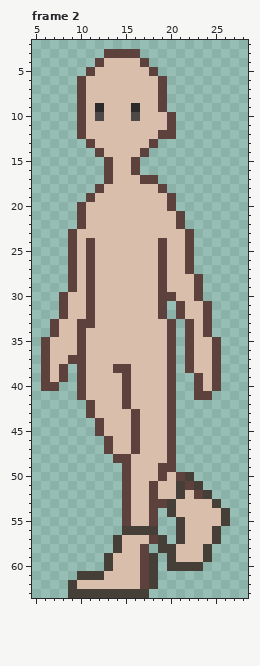
Pixel-art file: assets/art/characters/asprite/fey-walkcycle.aseprite. The picture above was drawn from the file before the commit.
32x64 pixels, 8 frames. Shown: frame 2: x 5..28, y 2..63.
New version:
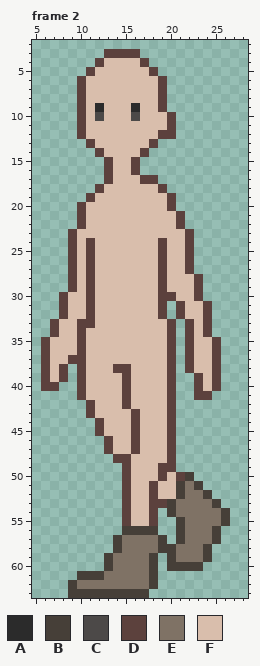
Palette (. is transparent): A #2b2b2b  B #463f38  C #4c4948  D #5c413d  E #7f7265  F #d9beac
Author's note on the commit: updated boots walking
The exact change:
Changed rows in their new state; - is an unchanged pixel.
Frame 2, layer "boots":
first column x 10:
51 ------------E---
52 ------------EE--
53 -----------EEEE-
54 -----------EEEEE
55 ------------EEEE
56 ------------EEE-
57 -----EEEE---EEE-
58 -----EEEE--EEE--
59 ----EEEE---EEE--
60 ----EEEE--------
61 ---EEEEE--------
62 EEEEEEEE--------
Pixel boxes of the changes (left, top, right, bottom) in both pictures:
changed: (77, 481, 221, 589)
